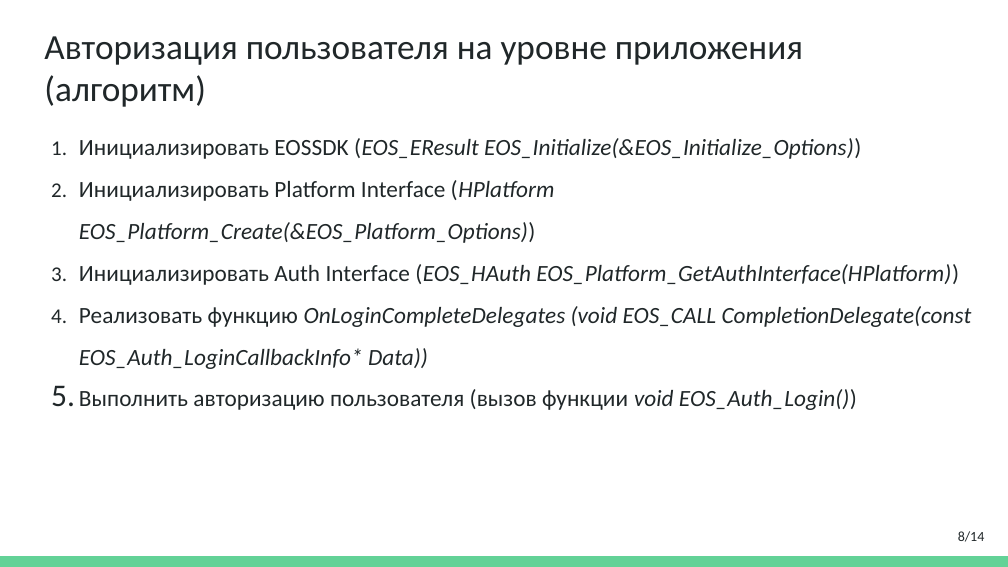
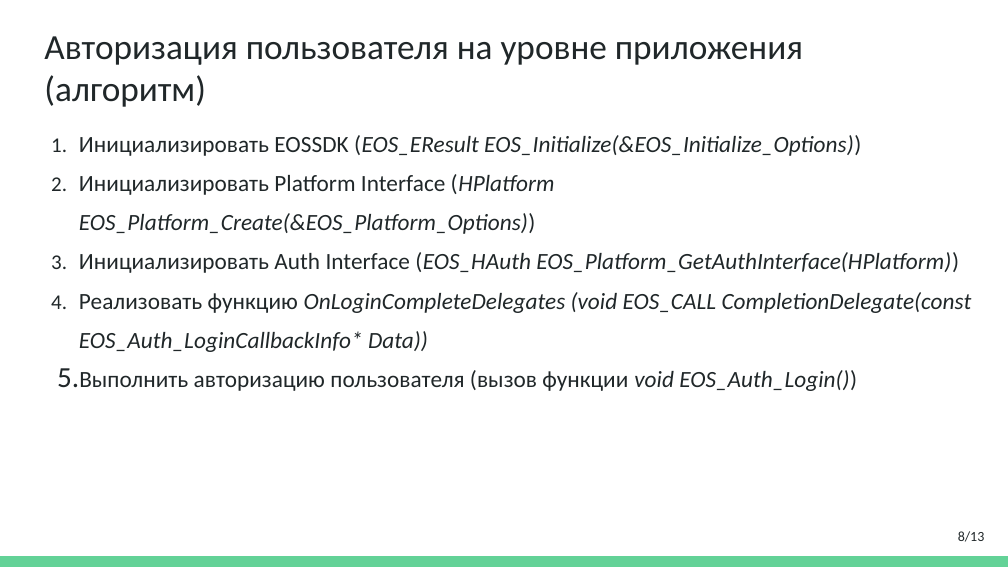
Before and after one commit to youngB0rrov/bmstu_doc, a slide deck: slide 8 of MMAPS/presentation/Интеграция_сетевых_компонентов_в_шаблон_многопользовательской_игры_.pptx. Drawn at 1008x567 pixels with LibreOffice and Linux fonts; fonts in the diff are those of the drawing. Boxes give left, top, right and bottom in pixels: in the first picture for what was removed or moved away, otherwise in the second. Text is boxed around its words. In the diff, an @@ line names an element or a change of style, - is before the commit and + after.

```diff
--- a/MMAPS/presentation/Интеграция_сетевых_компонентов_в_шаблон_многопользовательской_игры_.pptx
+++ b/MMAPS/presentation/Интеграция_сетевых_компонентов_в_шаблон_многопользовательской_игры_.pptx
@@ text "Инициализировать EOSSDK (EOS_EResult EOS_Initialize(&EOS_Ini ..." at (x1=79, y1=135, x2=972, y2=391): line spacing 1.5 to 1.4; indent changed @@
@@ page number at (x1=958, y1=531, x2=985, y2=542): text changed @@
-8/14
+8/13
```
Also in this commit, not shown: 2 other slides changed, 1 other file.
